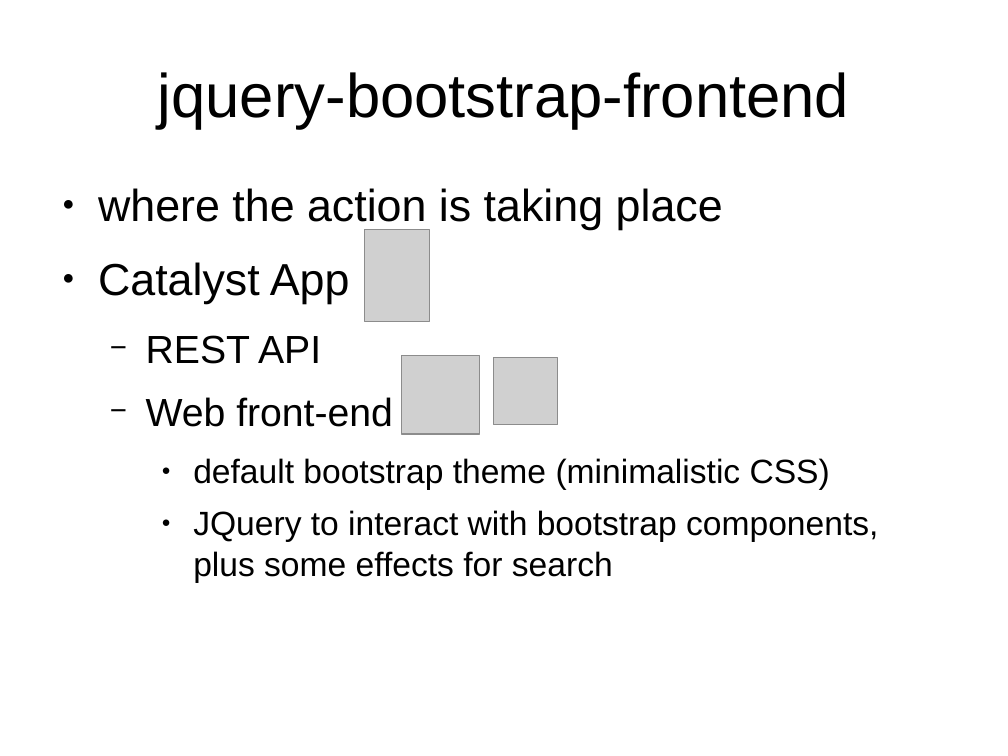
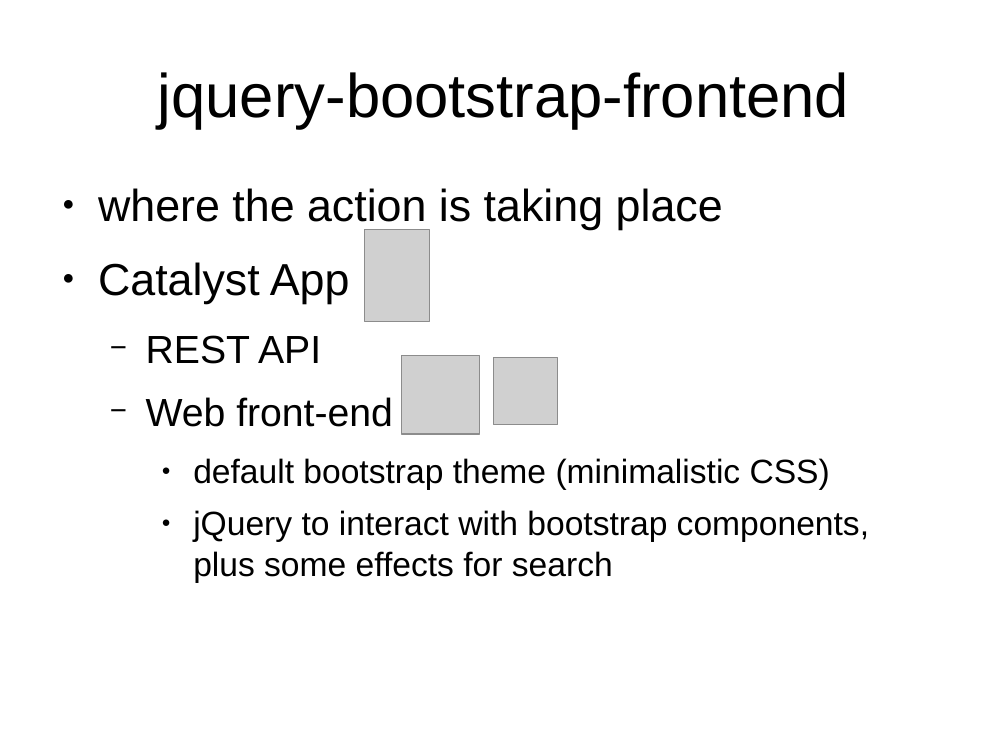
Before and after one commit to Ensembl/trackhub-registry, a slide deck: slide 25 of docs/code_review_07-05-15/talk.odp. Drawn at 1008x756 pixels with LibreOffice and Linux fonts; fonts in the diff are those of the drawing; grey boxes stand for pictures; background and template pictures are left out. Boxes give left, top, right and bottom in pixels: in the first picture for what was removed or moved away, otherwise in the second. Text is boxed around its words. In the diff, an @@ line names an element or a change of style, - is before the commit and + after.

Commit message:
A very small nuisance.

```diff
--- a/docs/code_review_07-05-15/talk.odp
+++ b/docs/code_review_07-05-15/talk.odp
@@ text at bbox=[193, 510, 869, 583]: text changed @@
-    ● JQuery to interact with bootstrap components, plus some effects for search
+    ● jQuery to interact with bootstrap components, plus some effects for search
```
